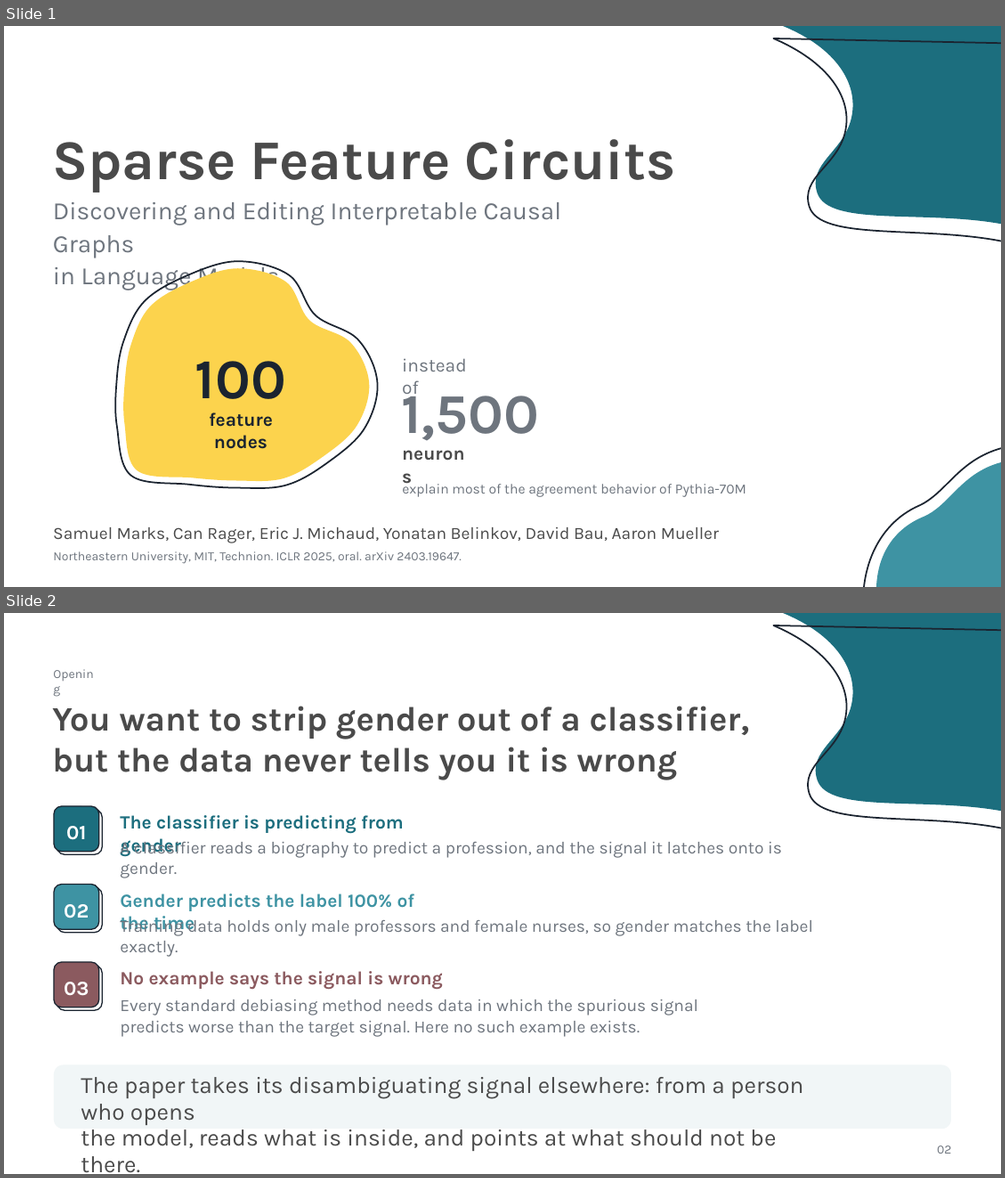
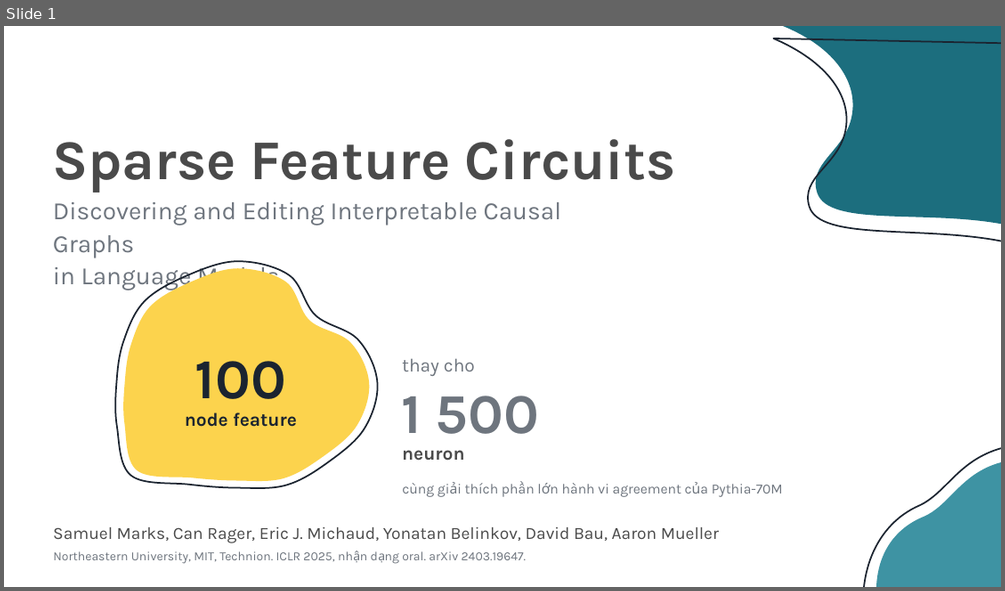
Before and after one commit to jasonhoang6201/xai-sparse-feature-circuits, a slide deck: slide/sparse-feature-circuits-seminar.pptx. Shown one above the other, each under a label of ours: slides 1 and 2 before the commit, slide 1 after it. The pictures are 1005x1178 and 1005x591 pixels, drawn with LibreOffice and Linux fonts; fonts in the diff are those of the drawing. Boxes give left, top, right and bottom in pixels: in the first picture for what was removed or moved away, otherwise in the second. Text is boxed around its words. In the diff, an @@ line names an element or a change of style, - is before the commit and + after.

```diff
--- a/slide/sparse-feature-circuits-seminar.pptx
+++ b/slide/sparse-feature-circuits-seminar.pptx
@@ slide 2 removed at (x1=4, y1=613, x2=1001, y2=1174), background #FFFFFF @@
@@ freeform shape removed at (x1=774, y1=625, x2=1001, y2=828) @@
@@ freeform shape removed at (x1=783, y1=613, x2=1001, y2=814) @@
@@ text removed at (x1=53, y1=666, x2=100, y2=686) @@
-Opening
@@ text removed at (x1=52, y1=706, x2=750, y2=780) @@
-You want to strip gender out of a classifier,
-but the data never tells you it is wrong
@@ group removed at (x1=54, y1=806, x2=782, y2=859): 3 texts, 2 rounded rectangles @@
-01
-The classifier is predicting from gender
-A classifier reads a biography to predict a profession, and the signal it latches onto is gender.
@@ group removed at (x1=54, y1=884, x2=813, y2=957): 3 texts, 2 rounded rectangles @@
-02
-Gender predicts the label 100% of the time
-Training data holds only male professors and female nurses, so gender matches the label exactly.
@@ group removed at (x1=54, y1=962, x2=698, y2=1037): 3 texts, 2 rounded rectangles @@
-03
-No example says the signal is wrong
-Every standard debiasing method needs data in which the spurious signal
-predicts worse than the target signal. Here no such example exists.
@@ rounded rectangle removed at (x1=54, y1=1064, x2=952, y2=1128) @@
@@ text removed at (x1=81, y1=1077, x2=803, y2=1151) @@
-The paper takes its disambiguating signal elsewhere: from a person who opens
-the model, reads what is inside, and points at what should not be there.
@@ text removed at (x1=937, y1=1145, x2=951, y2=1153) @@
-02
@@ slide 1 changed as well @@
@@ text at (x1=402, y1=358, x2=475, y2=376): text changed @@
-instead of
+thay cho
@@ text at (x1=401, y1=395, x2=539, y2=434): text changed @@
-1,500
+1 500
@@ text at (x1=185, y1=412, x2=297, y2=426): text changed @@
-feature nodes
+node feature
@@ text at (x1=402, y1=483, x2=783, y2=497): text changed @@
-explain most of the agreement behavior of Pythia-70M
+cùng giải thích phần lớn hành vi agreement của Pythia-70M
@@ text at (x1=53, y1=551, x2=526, y2=564): text changed @@
-Northeastern University, MIT, Technion. ICLR 2025, oral. arXiv 2403.19647.
+Northeastern University, MIT, Technion. ICLR 2025, nhận dạng oral. arXiv 2403.19647.
```
Also in this commit, not shown: 25 other slides changed, 5 slides added, 4 other slides removed, 13 other files.
